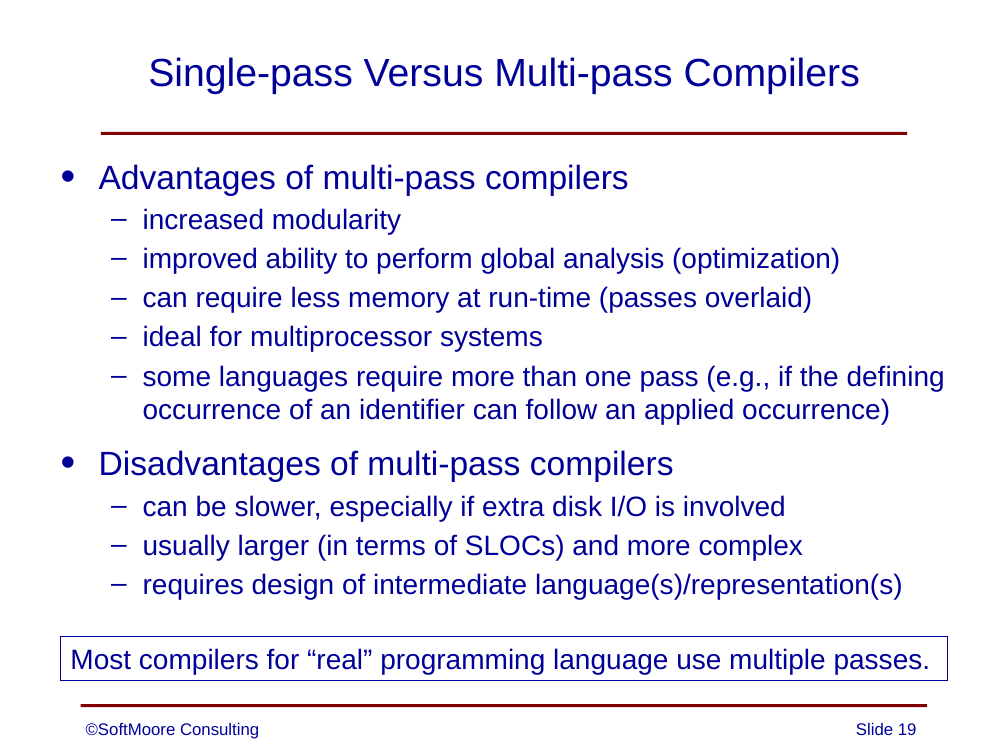
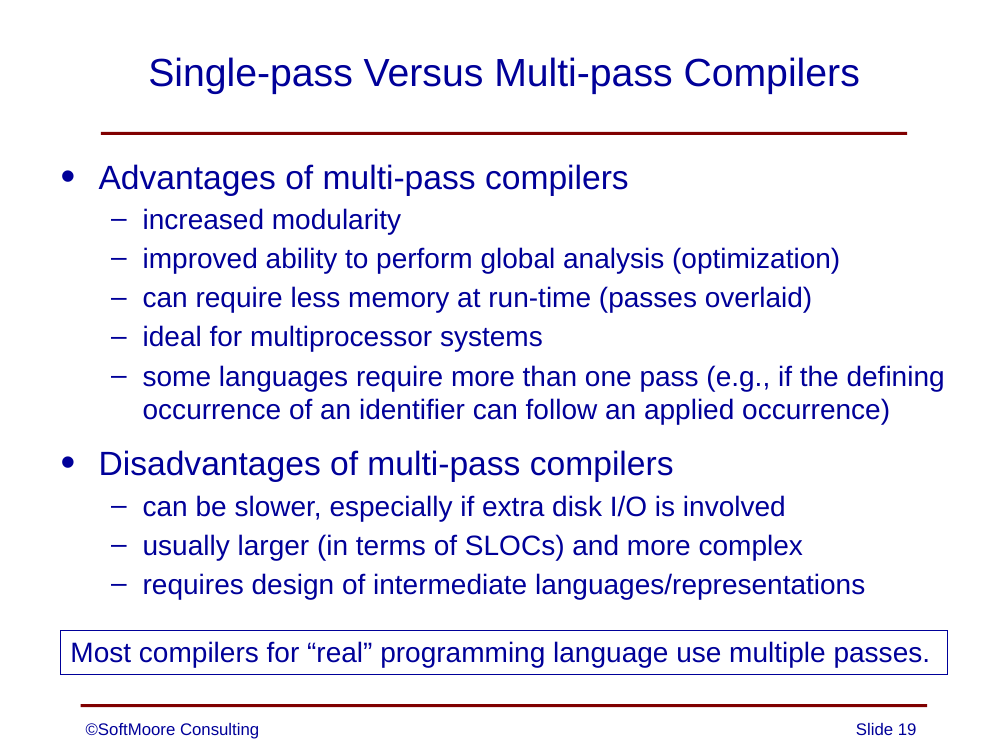
Before and after one commit to SoftMoore/CPRL-Kt-2nd, a slide deck: slide 19 of PowerPoints/02 - Structure of Compilers.pptx. Drawn at 1008x756 pixels with LibreOffice and Linux fonts; fonts in the diff are those of the drawing. Boxes give left, top, right and bottom in pixels: in the first picture for what was removed or moved away, otherwise in the second. Text is boxed around its words. In the diff, an @@ line names an element or a change of style, - is before the commit and + after.

```diff
--- a/PowerPoints/02 - Structure of Compilers.pptx
+++ b/PowerPoints/02 - Structure of Compilers.pptx
@@ text at (x1=143, y1=573, x2=865, y2=599): text changed @@
-  – requires design of intermediate language(s)/representation(s)
+  – requires design of intermediate languages/representations
@@ rectangle "Most compilers for “real” programming ..." moved from (x1=60, y1=636, x2=948, y2=680) to (x1=60, y1=630, x2=948, y2=674) @@
```
Also in this commit, not shown: 4 other slides changed, 1 other file.
